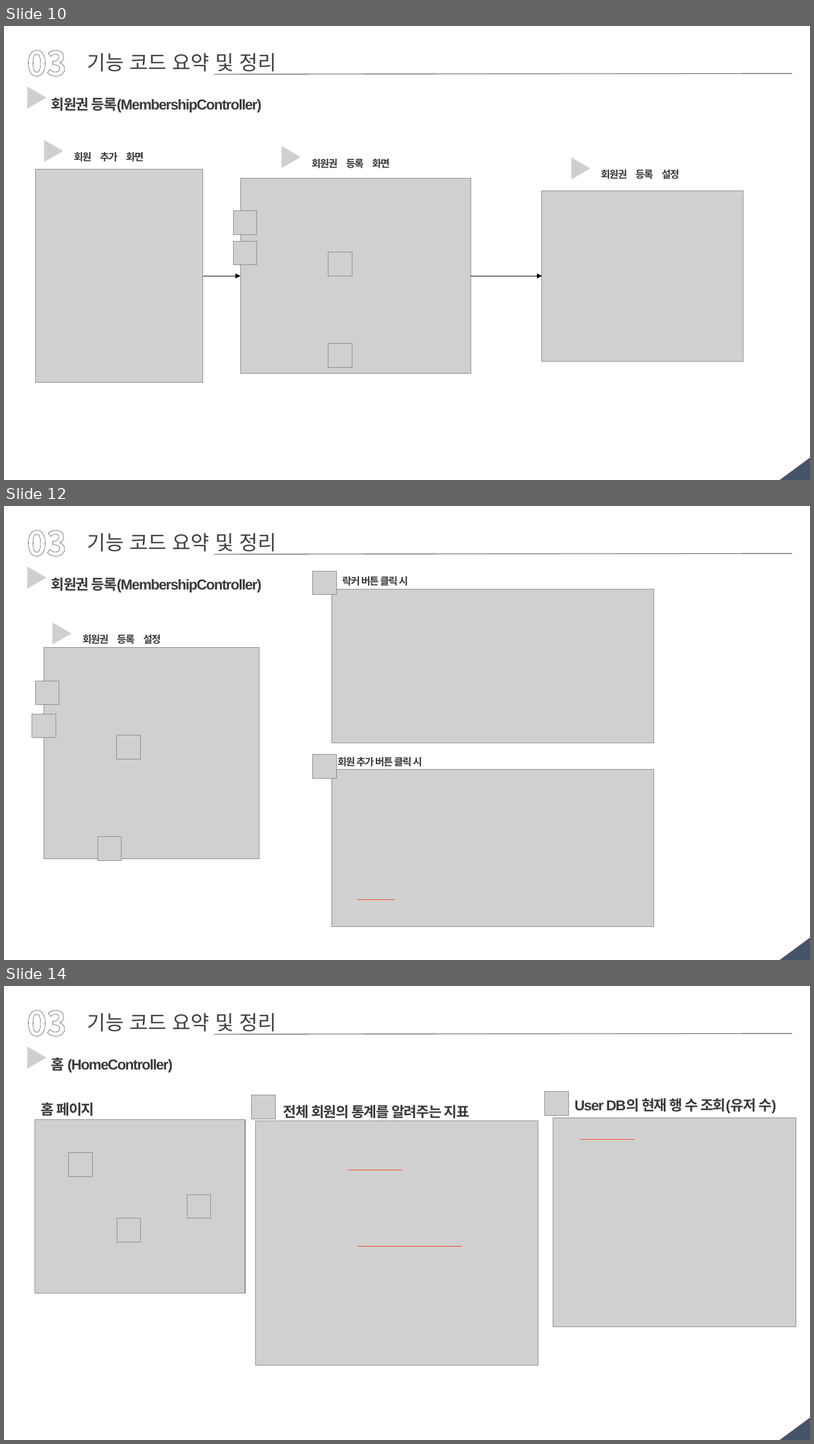
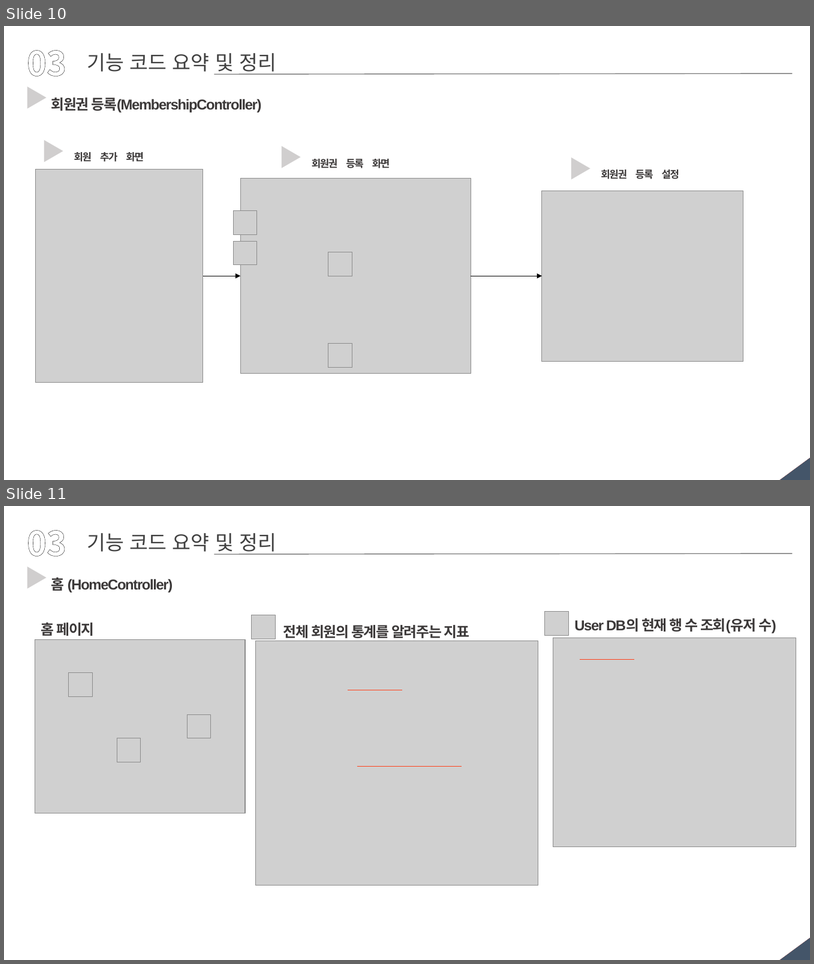
Before and after one commit to GyuminGomin/HealthKiosk, a slide deck: pilot project 파일/팀별 프로젝트 수행 결과 작성 양식 - 발표용.pptx. Shown one above the other, each under a label of ours: slides 10, 12 and 14 before the commit, slides 10 and 11 after it; the slides between them are not shown. The pictures are 814x1444 and 814x964 pixels, drawn with LibreOffice and Linux fonts; fonts in the diff are those of the drawing; grey boxes stand for pictures. Boxes give left, top, right and bottom in pixels: in the first picture for what was removed or moved away, otherwise in the second. Text is boxed around its words. In the diff, an @@ line names an element or a change of style, - is before the commit and + after.

```diff
--- a/pilot project 파일/팀별 프로젝트 수행 결과 작성 양식 - 발표용.pptx
+++ b/pilot project 파일/팀별 프로젝트 수행 결과 작성 양식 - 발표용.pptx
@@ slide 12 removed at (4,506,810,960), background #FFFFFF; not listed: 2 template elements that a slide beside it also shows @@
@@ text removed at (27,530,66,556) @@
-03
@@ text removed at (87,533,276,555) @@
-기능 코드 요약 및 정리
@@ line removed from (215, 555) to (793, 553) @@
@@ text removed at (18,560,52,594) @@
-▶
@@ text removed at (51,577,262,592) @@
-회원권 등록(MembershipController)
@@ picture removed at (313,571,337,594) @@
@@ text removed at (342,576,408,586) @@
-락커 버튼 클릭 시
@@ picture removed at (332,589,654,743) @@
@@ text removed at (44,616,77,651) @@
-▶
@@ picture removed at (44,647,260,859) @@
@@ text removed at (83,634,161,644) @@
-회원권 등록 설정
@@ picture removed at (35,681,59,705) @@
@@ picture removed at (32,714,56,738) @@
@@ picture removed at (117,735,140,759) @@
@@ picture removed at (313,754,337,778) @@
@@ text removed at (338,757,422,766) @@
-회원 추가 버튼 클릭 시
@@ picture removed at (332,769,654,927) @@
@@ picture removed at (98,837,122,860) @@
@@ line removed from (357, 900) to (395, 900) @@
@@ what was slide 14 is now slide 11 @@
```
Also in this commit, not shown: 2 slides changed, 4 other slides removed, 2 other files.
